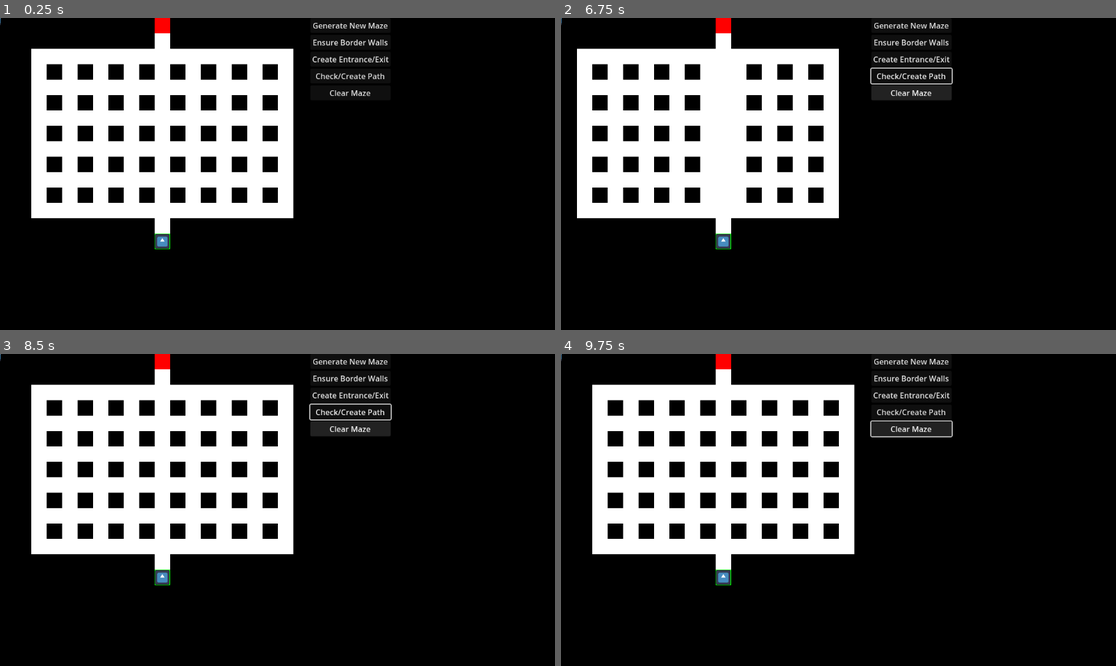
Above: before the commit, frames 1-4 (two rows, left to right).
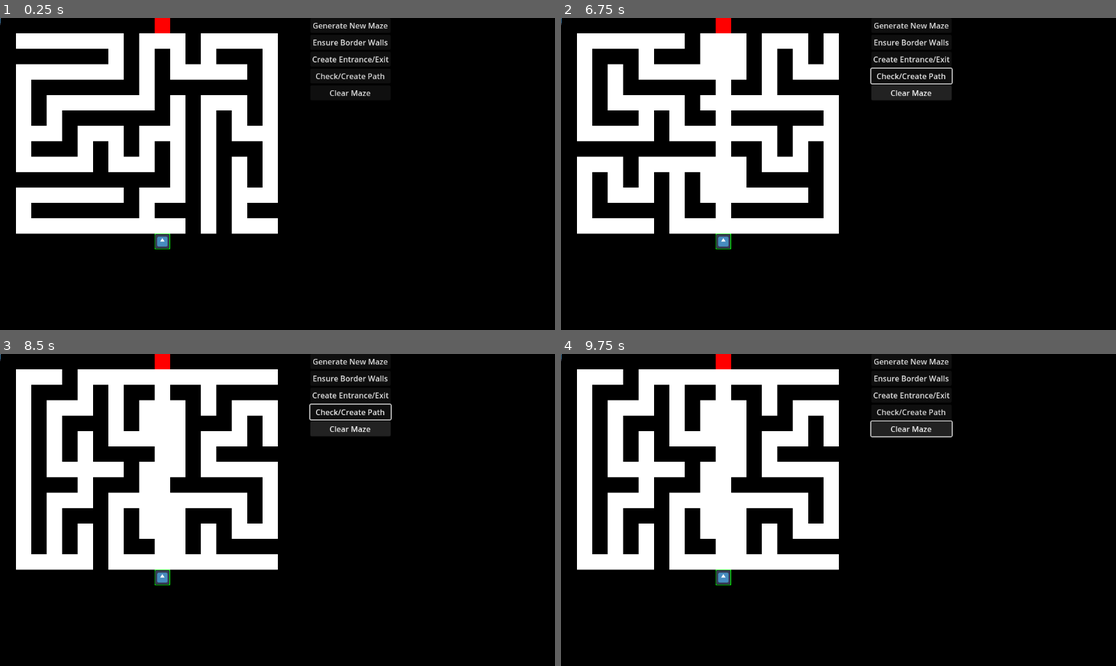
Above: after the commit, the same moments.

Repository: de43gy/complete-darkness-horror-to-pashtet-gamejam
Game: Godot game, scene res://scenes/main/main/main.tscn
Two runs of this game, one before a commit and one after it. Both use one fixed random seed, a clock stepped at 60 frames per second and the inputs below. The engine's default icon, where the game draws it, is replaced by a stand-in: a white triangle on a blue panel in a dark square.
Inputs:
- Up to frame 1 (0.25 s): no input
- Up to frame 2 (6.75 s): click "Generate New Maze" at 0.5 s; click "Generate New Maze" at 1.25 s; click "Ensure Border Walls" at 2 s; click "Check/Create Path" at 2.75 s; click "Clear Maze" at 3.5 s; tap Enter at 4.25, 5.75 s; hold Right (ui_right) 4.28-5.03 s; tap Space (ui_select) at 4.52, 5, 5.27, 6.5 s; hold Down (ui_down) 5.03-5.78 s; hold Right (ui_right) 5.78-6.53 s; hold Up (ui_up) from 6.53 s (still down)
- Up to frame 3 (8.5 s): tap Space (ui_select) at 6.77, 7.52, 8, 8.27 s; tap Enter at 7.25 s; release Up (ui_up) at 7.28 s; hold Left (ui_left) from 7.28 s (still down)
- Up to frame 4 (9.75 s): release Left (ui_left) at 8.78 s; hold Down (ui_down) 8.78-9.53 s; hold Right (ui_right) from 9.53 s (still down)

The runs differ from the first frame. In frame 1, 25% of the frame differs, in the area x 2-53%, y 4-70%; in frame 2, 16%; in frame 3, 25%; in frame 4, 25%.

Commit message:
now generates complex mazes

Diff:
--- a/scenes/main/labyrinth/labyrinth.gd
+++ b/scenes/main/labyrinth/labyrinth.gd
@@ -164,55 +164,42 @@
 
 	return false
 
-# generate classic maze start
 func generate_classic_maze():
 	print("Classic maze generation started")
-	var start_time = Time.get_ticks_msec()
-	var timeout = 5000  # 5 секунд максимальное время генерации
-
-	fill_maze_with_walls()
-
-	var start = get_random_start()
-	var stack = [start]
-
-	while stack:
-		if Time.get_ticks_msec() - start_time > timeout:
-			print("Classic maze generation timed out. Switching to simple generation.")
-			generate_simple_maze()
-			return
-
-		carve_next_path(stack)
-
-	print("Classic maze generation completed in ", Time.get_ticks_msec() - start_time, " ms")
-
-func fill_maze_with_walls():
 	for y in range(HEIGHT):
 		for x in range(WIDTH):
 			maze[y][x] = WALL
 			visited[y][x] = false
 
-func get_random_start() -> Vector2:
-	return Vector2(1 + randi() % (WIDTH - 2), 1 + randi() % (HEIGHT - 2))
-
-func carve_next_path(stack: Array):
-	var current = stack.pop_back()
-	var x = current.x
-	var y = current.y
-
-	if not visited[y][x]:
-		visited[y][x] = true
-		maze[y][x] = PATH
-
-		var neighbors = [[-2, 0], [2, 0], [0, -2], [0, 2]]
-		neighbors.shuffle()
-
-		for neighbor in neighbors:
-			var nx = x + neighbor[0]
-			var ny = y + neighbor[1]
+	var start_x = 1 + randi() % (WIDTH - 2)
+	var start_y = 1 + randi() % (HEIGHT - 2)
+	var stack = [Vector2(start_x, start_y)]
+	visited[start_y][start_x] = true
+	maze[start_y][start_x] = PATH
+
+	var directions = [[0, -2], [0, 2], [-2, 0], [2, 0]]
+
+	while stack:
+		var current = stack.back()
+		directions.shuffle()
+		var carved = false
+
+		for dir in directions:
+			var nx = current.x + dir[0]
+			var ny = current.y + dir[1]
+
 			if is_valid_position(nx, ny) and not visited[ny][nx]:
+				visited[ny][nx] = true
+				maze[ny][nx] = PATH
+				maze[current.y + dir[1] / 2][current.x + dir[0] / 2] = PATH
 				stack.append(Vector2(nx, ny))
-				maze[y + neighbor[1] / 2][x + neighbor[0] / 2] = PATH
-# generate classic maze end
+				carved = true
+				break
+
+		if not carved:
+			stack.pop_back()
+
+	print("Classic maze generation completed")
 
 func generate_simple_maze():
 	print("Generating simple maze")
